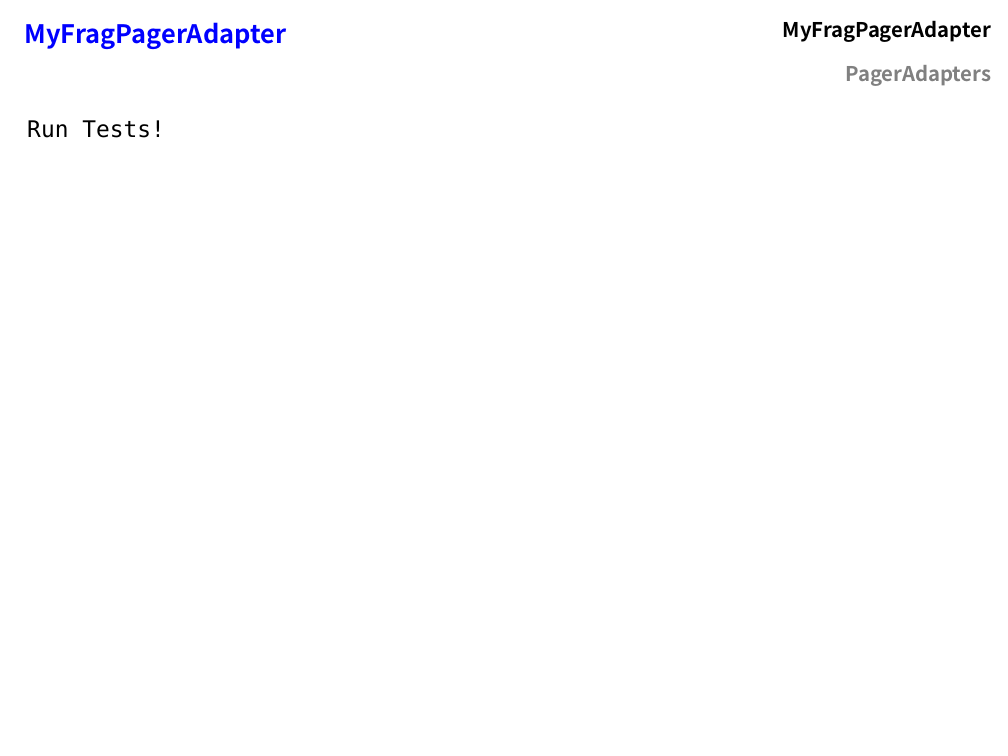
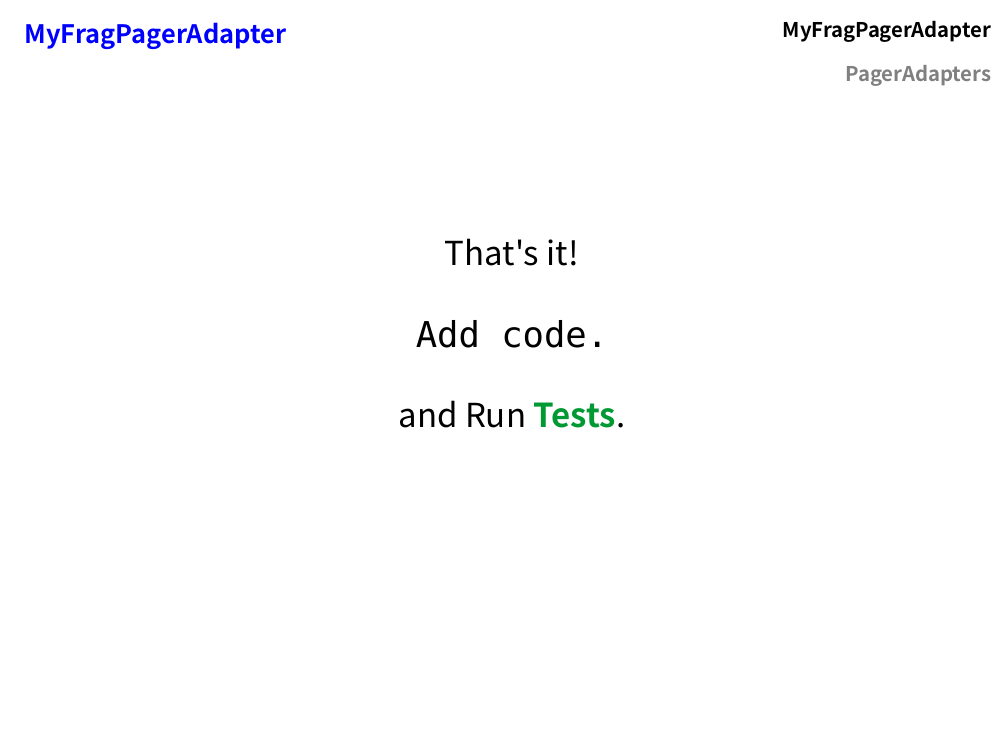
Before and after one commit to flocela/PagerAdaptersHandouts, a slide deck: slide 30 of PagerAdapterPresentation.odp (slide 27 before the commit). Drawn at 1008x756 pixels with LibreOffice and Linux fonts; fonts in the diff are those of the drawing. Boxes give left, top, right and bottom in pixels: in the first picture for what was removed or moved away, otherwise in the second. Text is boxed around its words. In the diff, an @@ line names an element or a change of style, - is before the commit and + after.

```diff
--- a/PagerAdapterPresentation.odp
+++ b/PagerAdapterPresentation.odp
@@ text "That's it!" at (x1=398, y1=238, x2=626, y2=428): vertical alignment top to middle @@
@@ text at (x1=398, y1=238, x2=626, y2=428): text changed; size 18 to 26 pt; font DejaVu Sans Mono to Noto Sans CJK SC @@
-Run Tests!
+That's it!
+Add code.
+and Run Tests.
```
Also in this commit, not shown: 16 other slides changed, 8 slides added, 4 slides removed, 2 other files.
